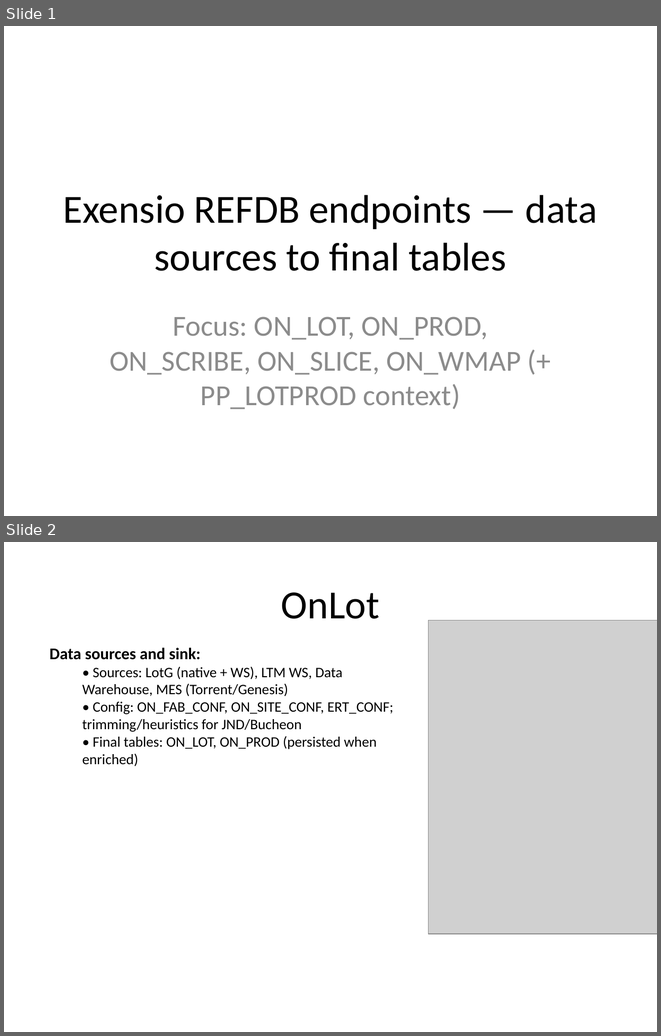
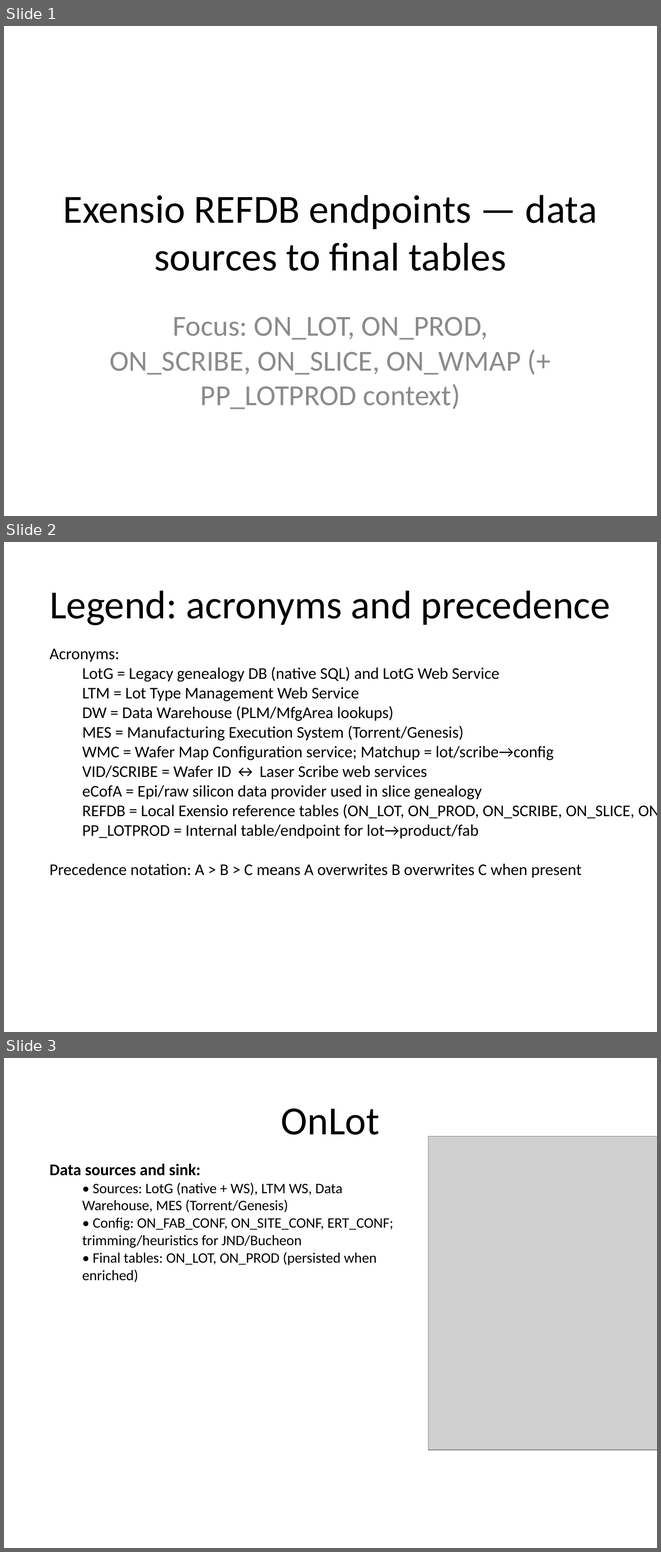
Before and after one commit to ejkorg/ert, a slide deck: docs/refb-endpoints-data-sources.pptx. Shown one above the other, each under a label of ours: slides 1 and 2 before the commit, slides 1, 2 and 3 after it. The pictures are 661x1036 and 661x1552 pixels, drawn with LibreOffice and Linux fonts; fonts in the diff are those of the drawing; grey boxes stand for pictures. Boxes give left, top, right and bottom in pixels: in the first picture for what was removed or moved away, otherwise in the second. Text is boxed around its words. In the diff, an @@ line names an element or a change of style, - is before the commit and + after.

Commit message:
Deck: add legend slide for acronyms and precedence notation

```diff
--- a/docs/refb-endpoints-data-sources.pptx
+++ b/docs/refb-endpoints-data-sources.pptx
@@ slide 2 added at [4, 542, 657, 1032], background #FFFFFF @@
@@ title added at [50, 590, 610, 625], 44 pt, text #000000 @@
+Legend: acronyms and precedence
@@ text added at [50, 649, 657, 877], 18 pt, text #000000 @@
+Acronyms:
+  LotG = Legacy genealogy DB (native SQL) and LotG Web Service
+  LTM = Lot Type Management Web Service
+  DW = Data Warehouse (PLM/MfgArea lookups)
+  MES = Manufacturing Execution System (Torrent/Genesis)
+  WMC = Wafer Map Configuration service; Matchup = lot/scribe→config
+  VID/SCRIBE = Wafer ID ↔ Laser Scribe web services
+  eCofA = Epi/raw silicon data provider used in slice genealogy
+  REFDB = Local Exensio reference tables (ON_LOT, ON_PROD, ON_SCRIBE, ON_SLICE, ON_WMAP)
+  PP_LOTPROD = Internal table/endpoint for lot→product/fab
+Precedence notation: A > B > C means A overwrites B overwrites C when present
@@ what was slide 2 is now slide 3 @@
```
Also in this commit, not shown: 1 other file.
